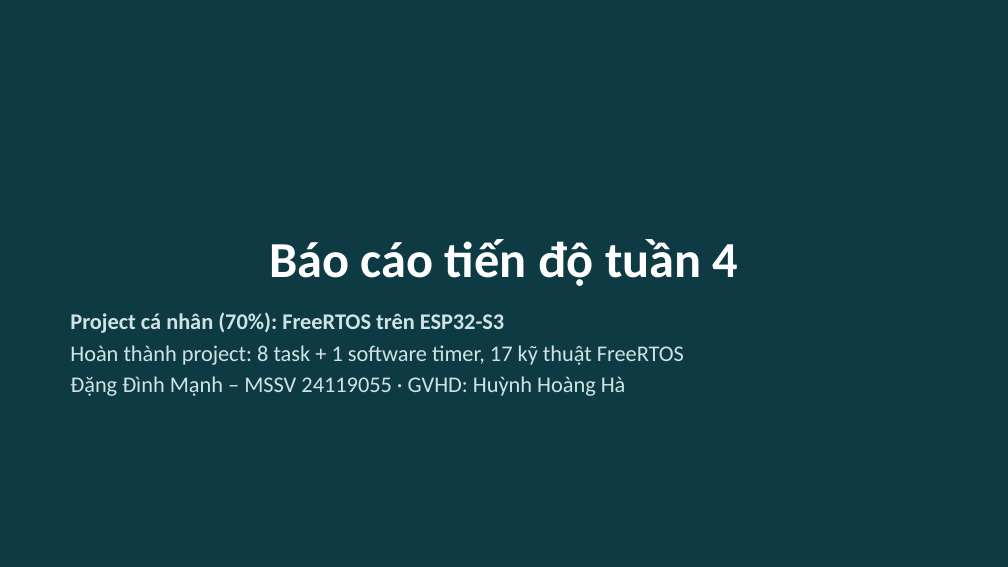
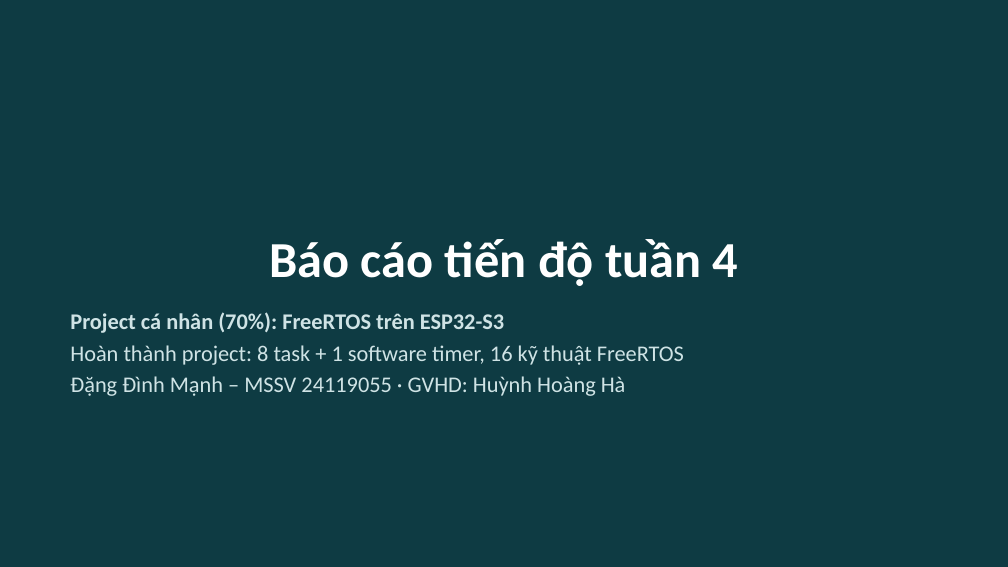
Before and after one commit to Astronaut216/rtos-freertos-esp32s3, a slide deck: slide 1 of 03_Reports/Slide_Tuan4_ProjectCaNhan.pptx. Drawn at 1008x567 pixels with LibreOffice and Linux fonts; fonts in the diff are those of the drawing. Boxes give left, top, right and bottom in pixels: in the first picture for what was removed or moved away, otherwise in the second. Text is boxed around its words. In the diff, an @@ line names an element or a change of style, - is before the commit and + after.

```diff
--- a/03_Reports/Slide_Tuan4_ProjectCaNhan.pptx
+++ b/03_Reports/Slide_Tuan4_ProjectCaNhan.pptx
@@ text at (x1=70, y1=345, x2=684, y2=365): text changed @@
-Hoàn thành project: 8 task + 1 software timer, 17 kỹ thuật FreeRTOS
+Hoàn thành project: 8 task + 1 software timer, 16 kỹ thuật FreeRTOS
```
Also in this commit, not shown: 3 other slides changed, 21 other files.
